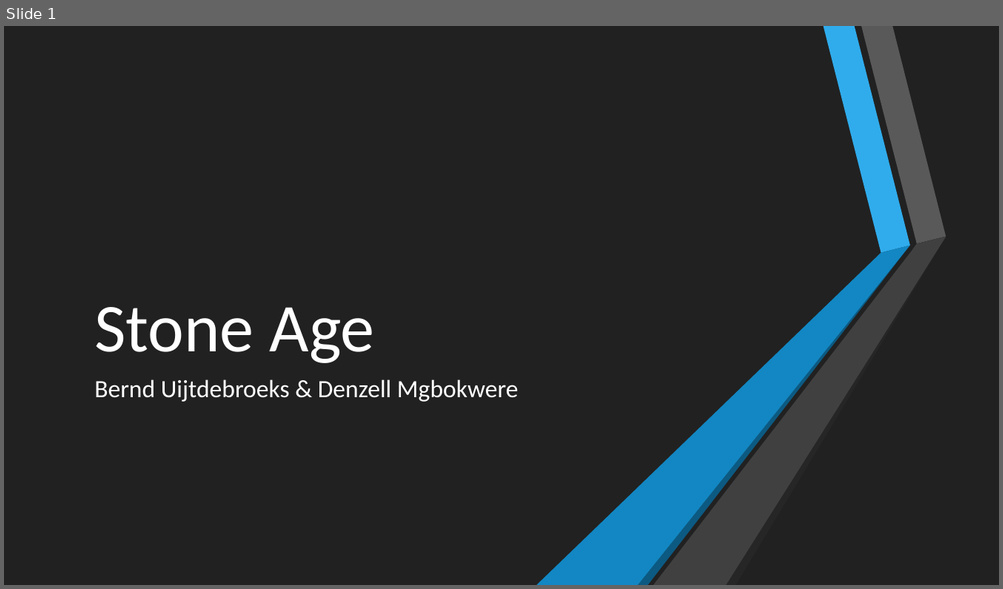
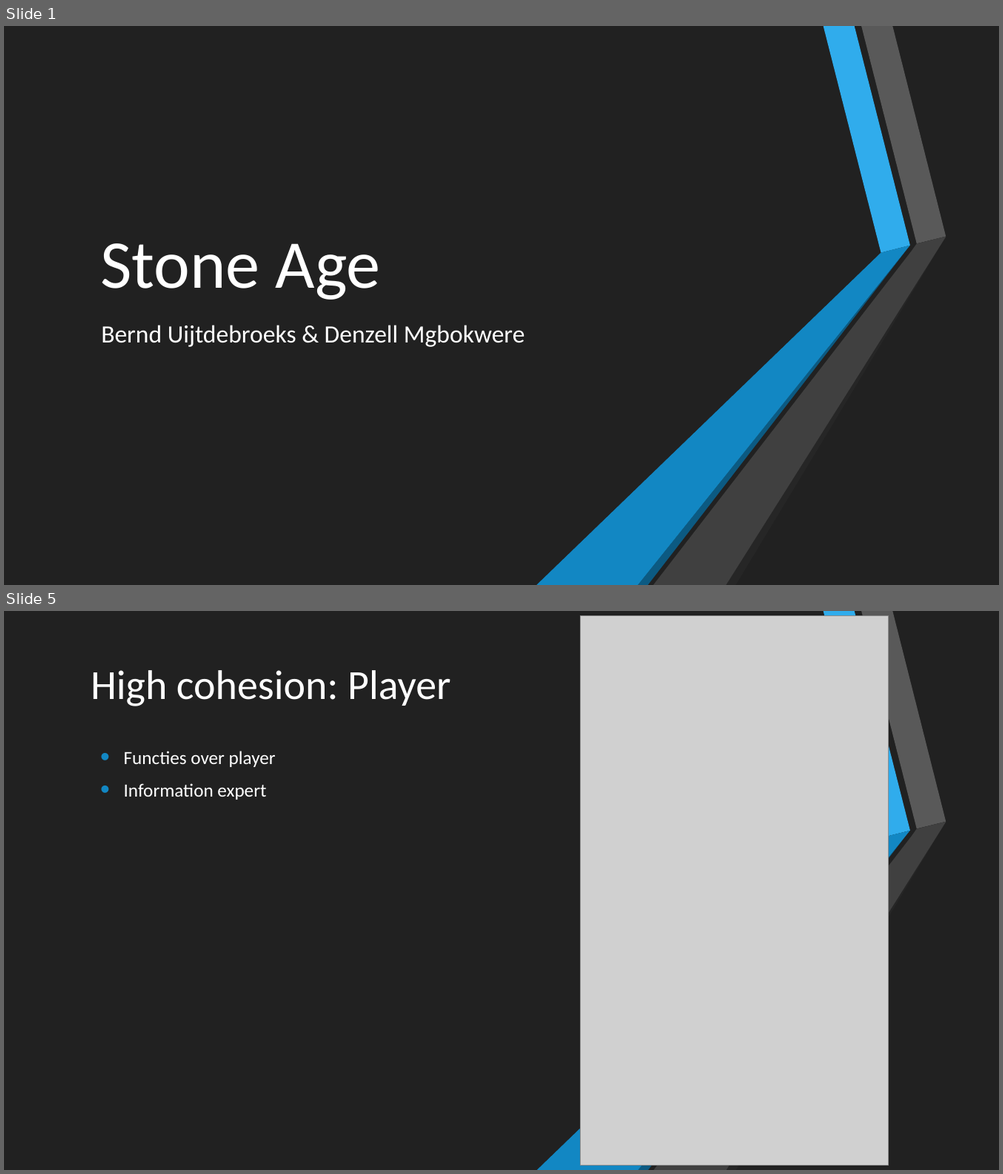
Before and after one commit to Scuffed-Boardgames/Qt-StoneAge, a slide deck: Stone Age.pptx. Shown one above the other, each under a label of ours: slide 1 before the commit, slides 1 and 5 after it; the slides between them are not shown. The pictures are 1003x589 and 1003x1174 pixels, drawn with LibreOffice and Linux fonts; fonts in the diff are those of the drawing; grey boxes stand for pictures. Boxes give left, top, right and bottom in pixels: in the first picture for what was removed or moved away, otherwise in the second. Text is boxed around its words. In the diff, an @@ line names an element or a change of style, - is before the commit and + after.

```diff
--- a/Stone Age.pptx
+++ b/Stone Age.pptx
@@ slide 5 added at box(4, 611, 999, 1170), background #212121 @@
@@ rectangle added at box(4, 611, 999, 1170), fill #212121 @@
@@ picture added at box(580, 616, 888, 1166) @@
@@ title added at box(91, 670, 450, 706), 40 pt, text #FFFFFF @@
+High cohesion: Player
@@ text added at box(124, 751, 276, 800), 18 pt, text #FFFFFF @@
+• Functies over player
+• Information expert
@@ group added at box(537, 611, 946, 1170): 6 freeform shapes @@
@@ group added at box(16, 611, 215, 1170): 6 freeform shapes @@
@@ slide 1 changed as well @@
@@ title "Stone Age": place and size @@
-title "Stone Age" at box(94, 307, 375, 363)
+title "Stone Age" at box(100, 244, 381, 300)
@@ subtitle "Bernd Uijtdebroeks & Denzell Mgbokwere": place and size @@
-subtitle "Bernd Uijtdebroeks & Denzell Mgbokwere" at box(94, 380, 518, 402)
+subtitle "Bernd Uijtdebroeks & Denzell Mgbokwere" at box(101, 325, 524, 347)
```
Also in this commit, not shown: 3 other slides added, 4 slides removed, 3 other files.
